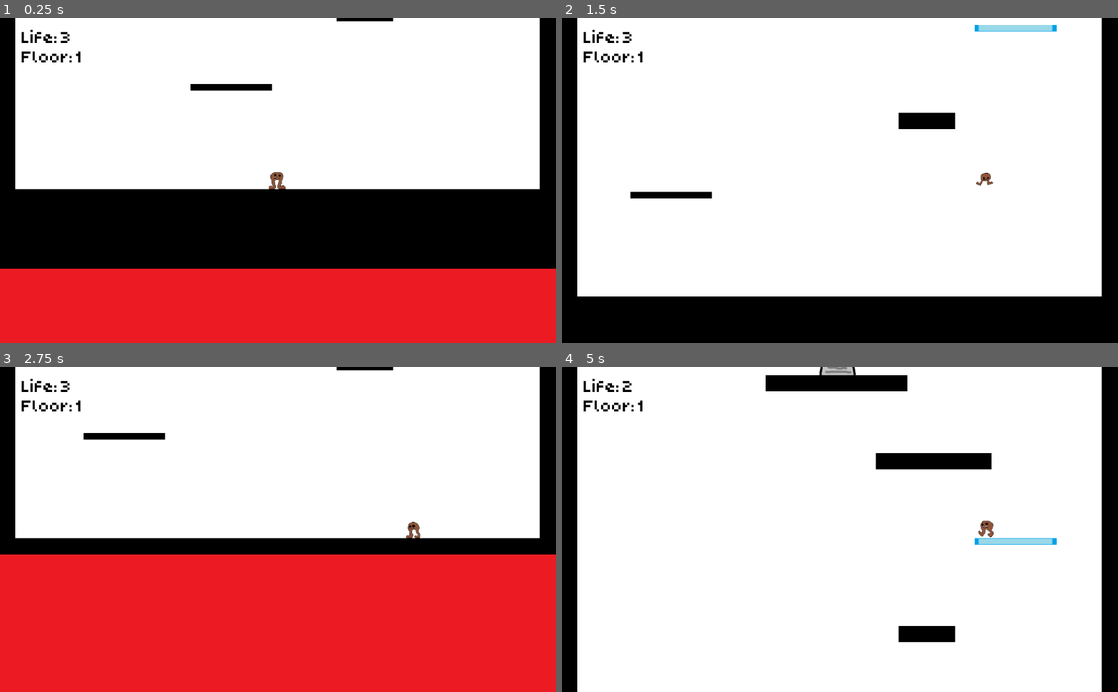
Above: before the commit, frames 1-4 (two rows, left to right).
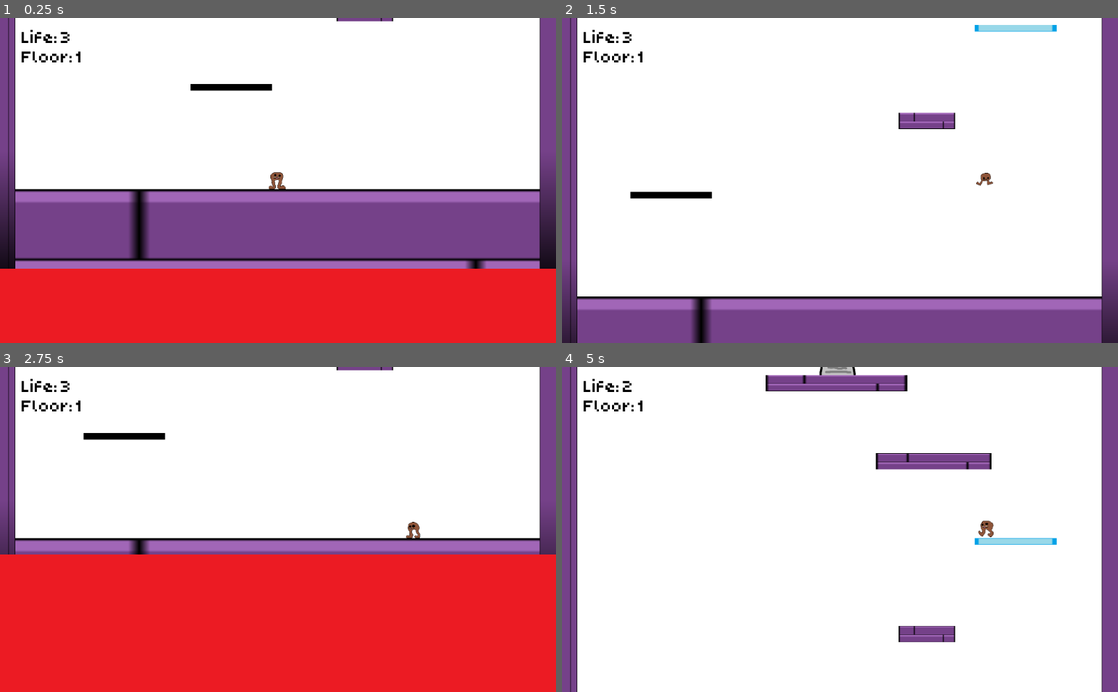
Above: after the commit, the same moments.

Repository: Darkstick/Jumper
Game: Godot game, scene res://Scenes/Levels/main.tscn
The game is run twice, just before and just after one commit, with the same random seed, the same clock (stepped at 60 frames per second) and the same inputs. Sound files missing from this copy of the repository are replaced by a short silence.
Inputs:
- Up to frame 1 (0.25 s): no input
- Up to frame 2 (1.5 s): hold Right (right) from 0.53 s (still down); tap Up (up) at 0.77 s
- Up to frame 3 (2.75 s): tap Up (up) at 1.52 s; release Right (right) at 2.03 s; hold Left (left) from 2.03 s (still down)
- Up to frame 4 (5 s): release Left (left) at 2.78 s; hold Right (right) 2.78-4.28 s; tap Up (up) at 3.02, 3.77, 4.52 s; hold Left (left) from 4.28 s (still down)

The runs differ from the first frame. In frame 1, 27% of the frame differs, in the area x 0-100%, y 0-78%; in frame 2, 19%; in frame 3, 7.6%; in frame 4, 8.4%.

Commit message:
basic platform textured

Diff:
--- a/Scenes/Objects/basicPlatform.tscn
+++ b/Scenes/Objects/basicPlatform.tscn
@@ -1,6 +1,6 @@
 [gd_scene load_steps=4 format=2]
 
-[ext_resource path="res://Ressources/Sprites/Placeholders/black.png" type="Texture" id=1]
+[ext_resource path="res://Ressources/Sprites/platform.png" type="Texture" id=1]
 [ext_resource path="res://Scripts/Objects/basicPlatform.gd" type="Script" id=2]
 
 [sub_resource type="RectangleShape2D" id=1]
Binary file added: Ressources/Sprites/platform.png
Not shown, added: Ressources/Sprites/platform.png.import
